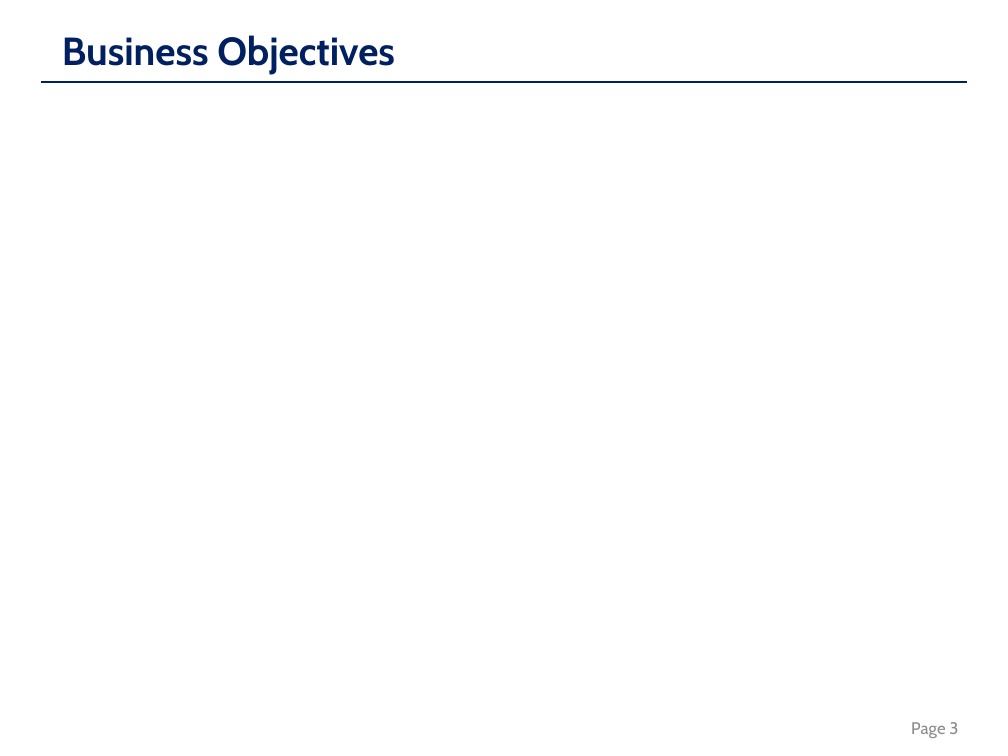
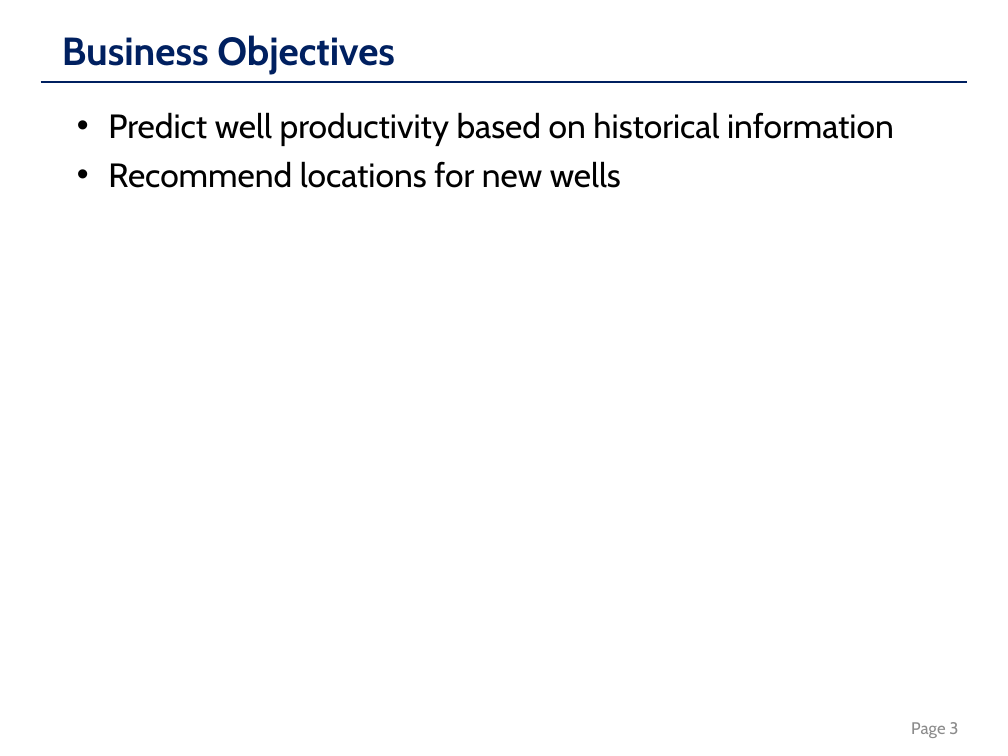
Before and after one commit to PeterFlaming/DDS_Case_Study_2, a slide deck: slide 3 of src/qn_code_and_plots/case_study_2_presentation_template.pptx. Drawn at 1008x756 pixels with LibreOffice and Linux fonts; fonts in the diff are those of the drawing. Boxes give left, top, right and bottom in pixels: in the first picture for what was removed or moved away, otherwise in the second. Text is boxed around its words. In the diff, an @@ line names an element or a change of style, - is before the commit and + after.

```diff
--- a/src/qn_code_and_plots/case_study_2_presentation_template.pptx
+++ b/src/qn_code_and_plots/case_study_2_presentation_template.pptx
@@ text added at [108,112,894,188], 24 pt, text #000000 @@
+• Predict well productivity based on historical information
+• Recommend locations for new wells
```
Also in this commit, not shown: 2 other slides changed, 1 slide added, 4 other files.
